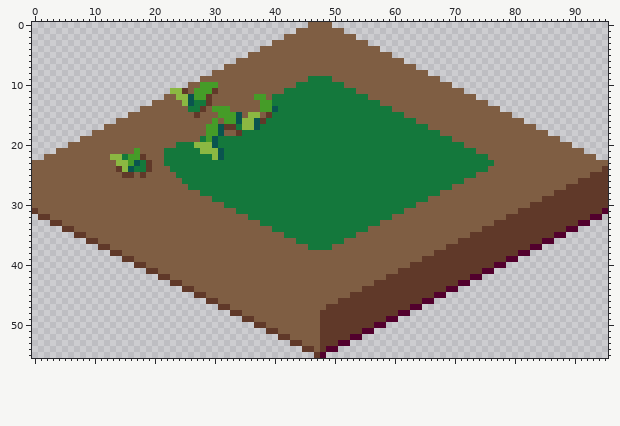
Pixel-art file: Environement/Tiles/AutotileHerbe.aseprite. The picture above was drawn from the file before the commit.
96x56 pixels, 1 frame.
Now the later version:
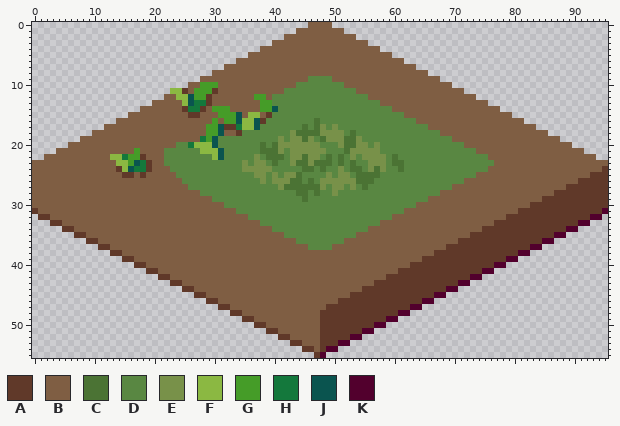
Palette (. is transparent): A #603929  B #7f5e43  C #4b7334  D #598742  E #789149  F #8bb842  G #459c28  H #14783c  J #0a544f  K #52002d
From old to new:
The edit turns colour B into colour A in row 14 at x 25; in row 15 at x 26.
The edit turns colour H into colour C in row 16 at x 47; in row 17 at x 45 and 47; in row 18 at x 44 to 47 and 53; in row 19 at x 45, 48 and 52 to 53; in row 20 at x 38, 40 and 52 to 53; in row 21 at x 38 to 40 and 52.
The edit turns colour H into colour C in row 22 at x 39 to 41, 45, 49, 51 and 60; in row 23 at x 40, 44 to 45, 47 to 49, 51, 53 and 60 to 61; in row 24 at x 45 to 46, 48, 53 to 54, 57 and 61; in row 25 at x 44 and 54 to 57; in row 26 at x 43 to 44, 46 and 54 to 56; in row 27 at x 42 to 47 and 55.
The edit turns colour H into colour C in row 28 at x 44 to 45 and 47; in row 29 at x 45.
The edit turns colour H into colour D in row 9 at x 46 to 49; in row 10 at x 44 to 51; in row 11 at x 42 to 53; in row 12 at x 40 to 55; in row 13 at x 40 to 57; in row 14 at x 41 to 59.
The edit turns colour H into colour D in row 15 at x 40 to 61; in row 16 at x 39 to 46 and 48 to 63; in row 17 at x 38 to 44, 46, 49 and 51 to 65; in row 18 at x 35 to 42, 52 and 54 to 67; in row 19 at x 31 to 40, 42, 47 and 55 to 69; in row 20 at x 24 to 25, 31 to 37, 39, 48 to 50, 56 and 58 to 71.
The edit turns colour H into colour D in row 21 at x 22 to 27, 32 to 37, 42, 49 to 51 and 58 to 73; in row 22 at x 22 to 29, 32 to 36, 38, 42, 48, 50, 52, 54, 59 and 61 to 75; in row 23 at x 22 to 34, 36, 39, 41 to 42, 50, 52, 54 to 55, 59 and 62 to 76; in row 24 at x 23 to 34, 40 to 44, 47, 49 to 50, 52, 55, 59 to 60 and 62 to 75; in row 25 at x 24 to 36, 39, 41, 45 to 48, 50, 53 and 58 to 73; in row 26 at x 25 to 37, 39, 45, 47 and 57 to 71.
The edit turns colour H into colour D in row 27 at x 26 to 40, 49, 52, 54 and 56 to 69; in row 28 at x 28 to 43, 46, 48 to 49 and 51 to 67; in row 29 at x 30 to 44 and 46 to 65; in row 30 at x 32 to 63; in row 31 at x 34 to 61; in row 32 at x 36 to 59.
The edit turns colour H into colour D in row 33 at x 38 to 57; in row 34 at x 40 to 55; in row 35 at x 42 to 53; in row 36 at x 44 to 51; in row 37 at x 46 to 49.
The edit turns colour H into colour E in row 17 at x 48 and 50; in row 18 at x 43 and 48 to 51; in row 19 at x 41, 43 to 44, 46, 49 to 51 and 54; in row 20 at x 41 to 47, 51, 54 to 55 and 57; in row 21 at x 41, 43 to 48 and 53 to 57; in row 22 at x 37, 43 to 44, 46 to 47, 53 and 55 to 58.
The edit turns colour H into colour E in row 23 at x 35, 37 to 38, 43, 46 and 56 to 58; in row 24 at x 35 to 39, 51, 56 and 58; in row 25 at x 37 to 38, 40, 42 to 43, 49 and 51 to 52; in row 26 at x 38, 40 to 42 and 48 to 53; in row 27 at x 41, 48, 50 to 51 and 53; in row 28 at x 50.
Where, in picture pixels (left, top, right, bottom), the same in both pictures:
changed: (164, 76, 494, 250)
